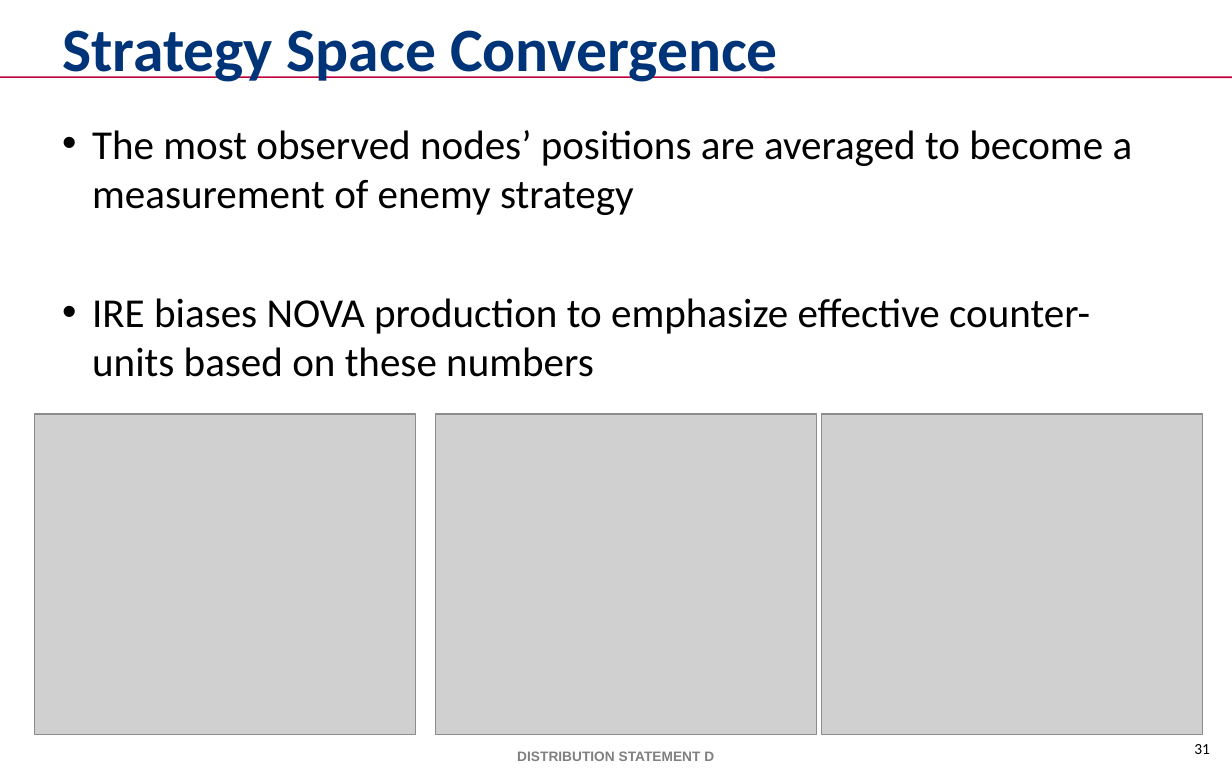
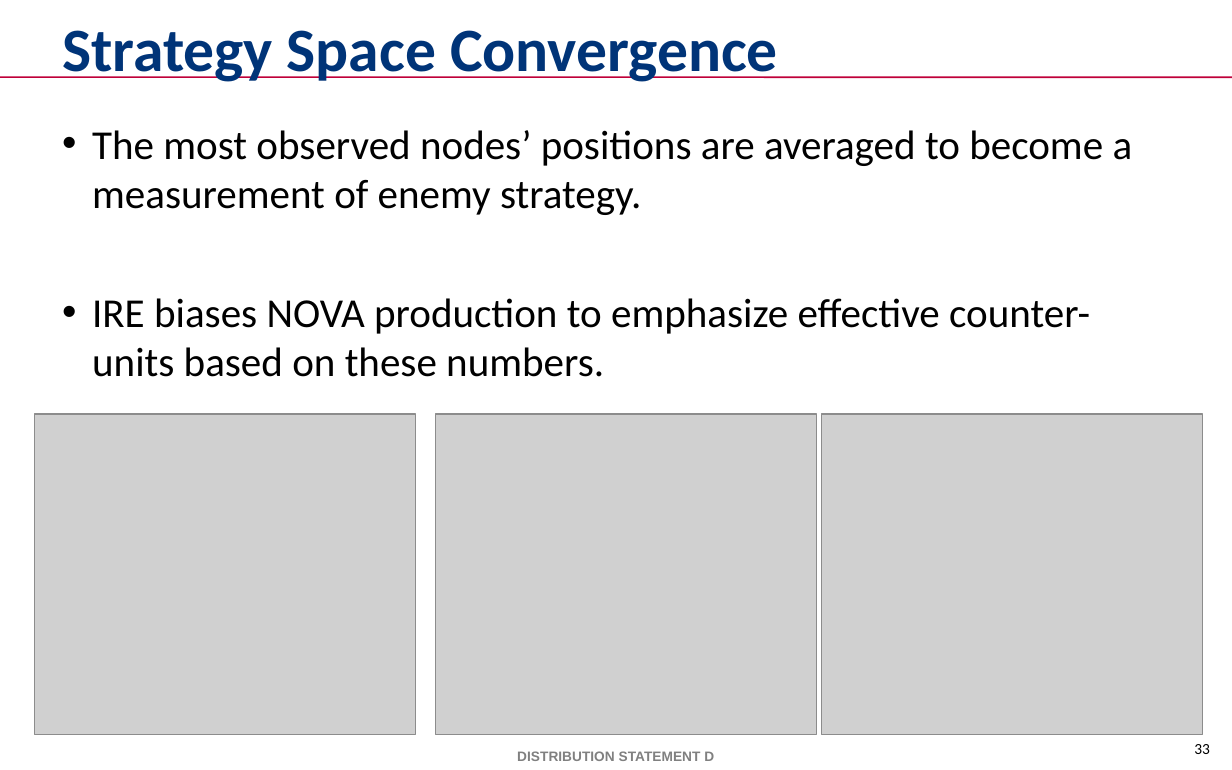
Before and after one commit to mikewkozak/IRE, a slide deck: slide 33 of Documentation/Thesis/Submission Draft/mkozak - Intent Recognition Engine.pptx (slide 31 before the commit). Drawn at 1232x770 pixels with LibreOffice and Linux fonts; fonts in the diff are those of the drawing; grey boxes stand for pictures; background and template pictures are left out. Boxes give left, top, right and bottom in pixels: in the first picture for what was removed or moved away, otherwise in the second. Text is boxed around its words. In the diff, an @@ line names an element or a change of style, - is before the commit and + after.

```diff
--- a/Documentation/Thesis/Submission Draft/mkozak - Intent Recognition Engine.pptx
+++ b/Documentation/Thesis/Submission Draft/mkozak - Intent Recognition Engine.pptx
@@ text at [92, 130, 1133, 377]: text changed @@
-• The most observed nodes’ positions are averaged to become a measurement of enemy strategy
-• IRE biases NOVA production to emphasize effective counter-units based on these numbers
+• The most observed nodes’ positions are averaged to become a measurement of enemy strategy.
+• IRE biases NOVA production to emphasize effective counter-units based on these numbers.
@@ page number at [1194, 744, 1210, 754]: text changed @@
-31
+33
```
Also in this commit, not shown: 15 other slides changed, 2 slides added, 1 slide removed.
